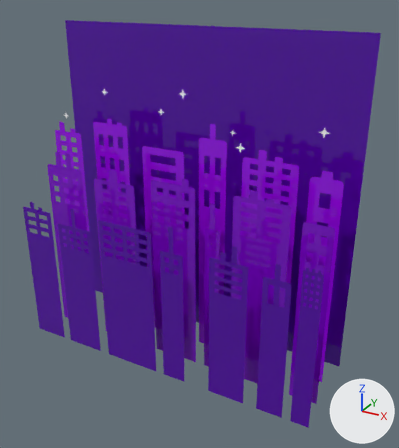
The glTF model public/glb/background-kargoh.glb as it was, and as the next commit left it.
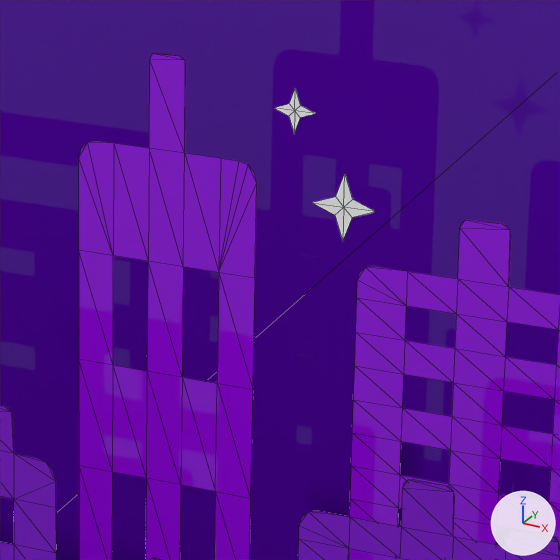
The first picture shows the older version from a 50 mm camera at (0.799, -1.061, 0.615) aimed at (0.07, 0.265, -0.047). The close-ups show the older and then the newer version on the part from 47% to 69% of the width and 26% to 45% of the height of that picture. Only the edits that show in the close-ups are written down. The axes (+X, +Y, +Z) are drawn at lower right. The lights are the same throughout. The close-ups show mesh edges as thin lines.

Script lines for the objects in view, before the commit:
```python
me_cube = bpy.data.meshes.new('Cube')
me_cube.from_pydata([(0.5, 0.4, 0.5), (0.5, 0.4, -0.5), (-0.5, 0.4, 0.5), (-0.5, 0.4, -0.5)], [], [(0, 2, 3), (0, 3, 1)])
me_cube.materials.append(mat_color_5)  # purple #5503a8
me_cube_001 = bpy.data.meshes.new('Cube.001')
me_cube_001.from_pydata(...)  # 63 vertices, 56 faces; spans x -0.456..0.427, y 0.3, z 0.177..0.339
me_cube_001.materials.append(mat_white)  # white #ffffff
me_cube_032 = bpy.data.meshes.new('Cube.032')
me_cube_032.from_pydata(...)  # 420 vertices, 488 faces; spans x -0.453..0.49, y 0.2, z -0.5..0.125
me_cube_032.materials.append(mat_color_3)  # purple #7f06d0
ob_background_3 = bpy.data.objects.new('Background-3', me_cube_032)
ob_background_3.location = (0.0, 0.0, 0.0)
ob_background_5 = bpy.data.objects.new('Background-5', me_cube)
ob_background_5.location = (0.0, 0.0, 0.0)
ob_clouds = bpy.data.objects.new('Clouds', me_cube_001)
ob_clouds.location = (0.0, 0.0, 0.0)
# also in view: 'Background-4' at (-0.012, 0.3, -0.125)
```
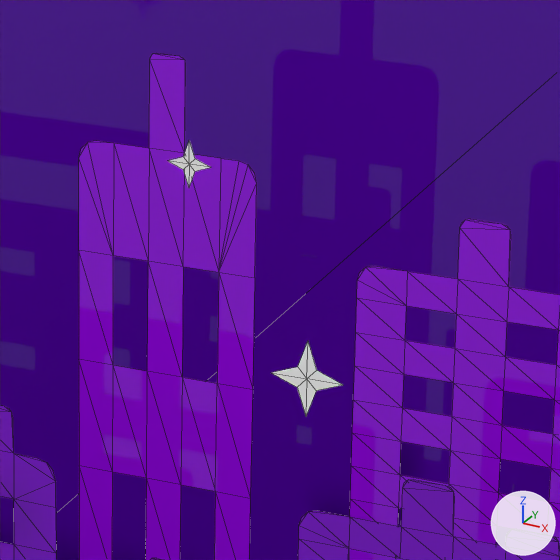
Pixel boxes (x1, y1, x2, y2) of what changed, in the close-ups (560 x 560 px):
'Stars', added: after (168, 140, 343, 416)
'Clouds', deleted: before (275, 88, 375, 240)

What the commit changed:
Mesh me_cube_001_1 is new.
It has 63 vertices, 56 faces and spans x -0.461..0.427, y 0.1..0.2, z 0.163..0.27.
It uses material mat_white (white #ffffff).
Object 'Clouds' (ob_clouds) is deleted.
Object 'Stars' (ob_stars) is new; it shows me_cube_001_1.
Its location is (0.0, 0.0, 0.0).
